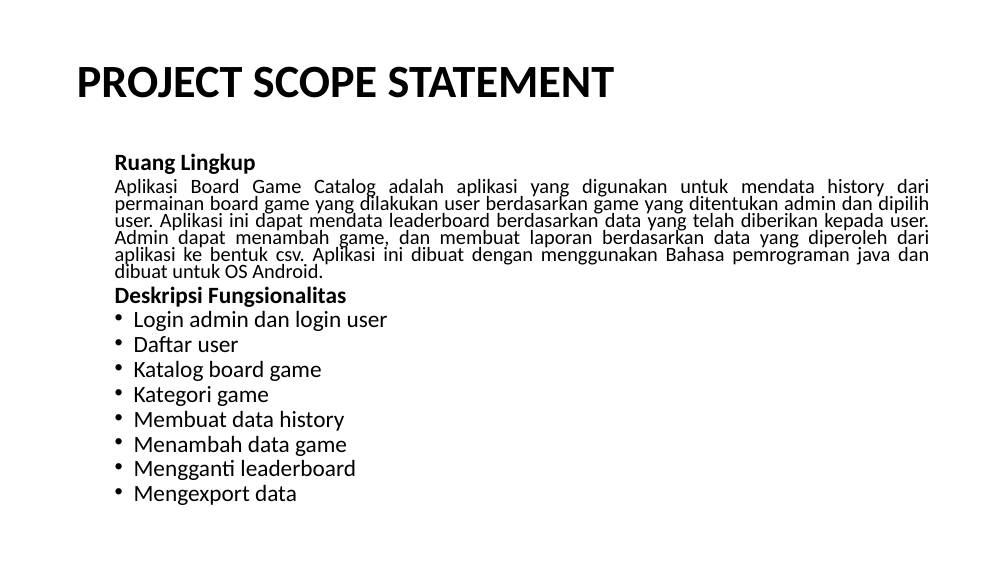
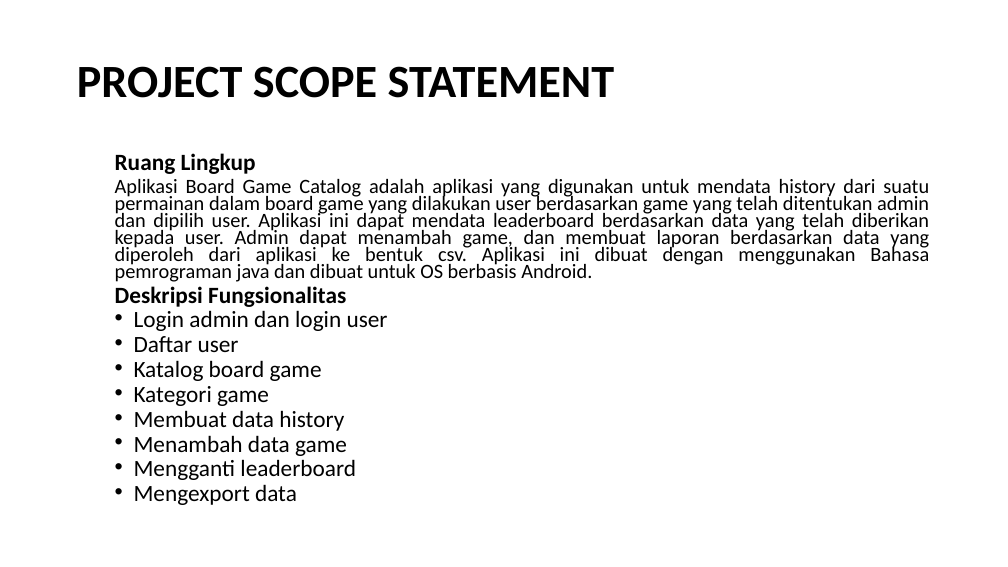
Before and after one commit to anggaraga1408/PPL4611, a slide deck: slide 4 of Aplikasi Catalog Board Game.pptx. Drawn at 1008x567 pixels with LibreOffice and Linux fonts; fonts in the diff are those of the drawing. Boxes give left, top, right and bottom in pixels: in the first picture for what was removed or moved away, otherwise in the second. Text is boxed around its words. In the diff, an @@ line names an element or a change of style, - is before the commit and + after.

```diff
--- a/Aplikasi Catalog Board Game.pptx
+++ b/Aplikasi Catalog Board Game.pptx
@@ text at [115, 179, 929, 282]: text changed @@
-  Aplikasi Board Game Catalog adalah aplikasi yang digunakan untuk mendata history dari permainan board game yang dilakukan user berdasarkan game yang ditentukan admin dan dipilih user. Aplikasi ini dapat mendata leaderboard berdasarkan data yang telah diberikan kepada user. Admin dapat menambah game, dan membuat laporan berdasarkan data yang diperoleh dari aplikasi ke bentuk csv. Aplikasi ini dibuat dengan menggunakan Bahasa pemrograman java dan dibuat untuk OS Android.
+  Aplikasi Board Game Catalog adalah aplikasi yang digunakan untuk mendata history dari suatu permainan dalam board game yang dilakukan user berdasarkan game yang telah ditentukan admin dan dipilih user. Aplikasi ini dapat mendata leaderboard berdasarkan data yang telah diberikan kepada user. Admin dapat menambah game, dan membuat laporan berdasarkan data yang diperoleh dari aplikasi ke bentuk csv. Aplikasi ini dibuat dengan menggunakan Bahasa pemrograman java dan dibuat untuk OS berbasis Android.
```
